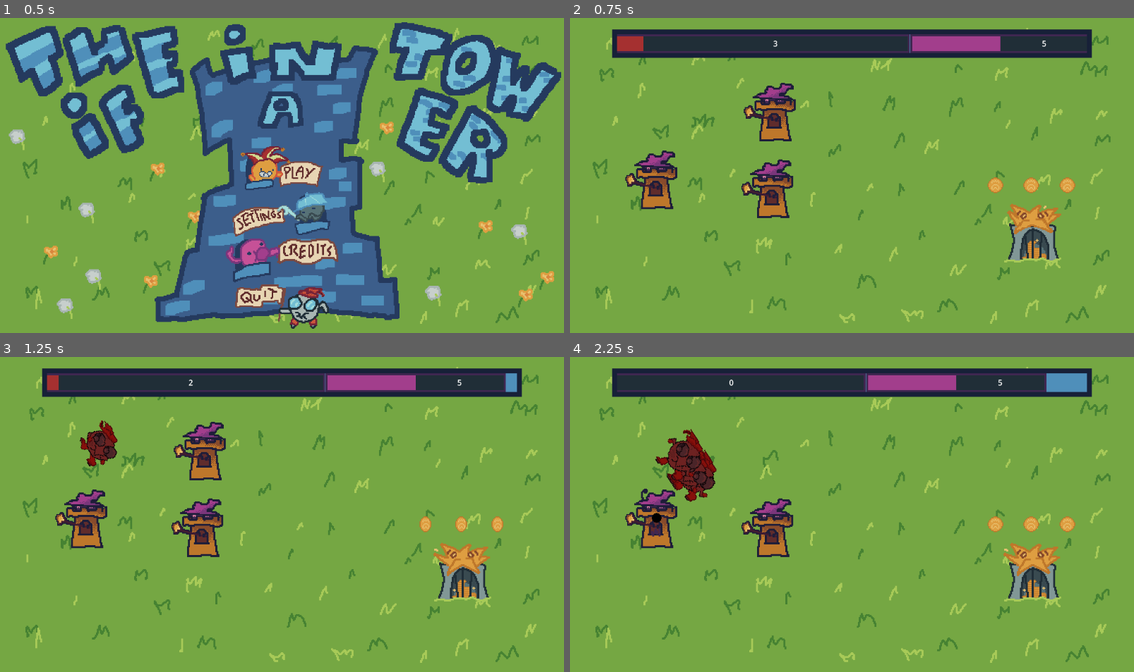
Above: before the commit, frames 1-4 (two rows, left to right).
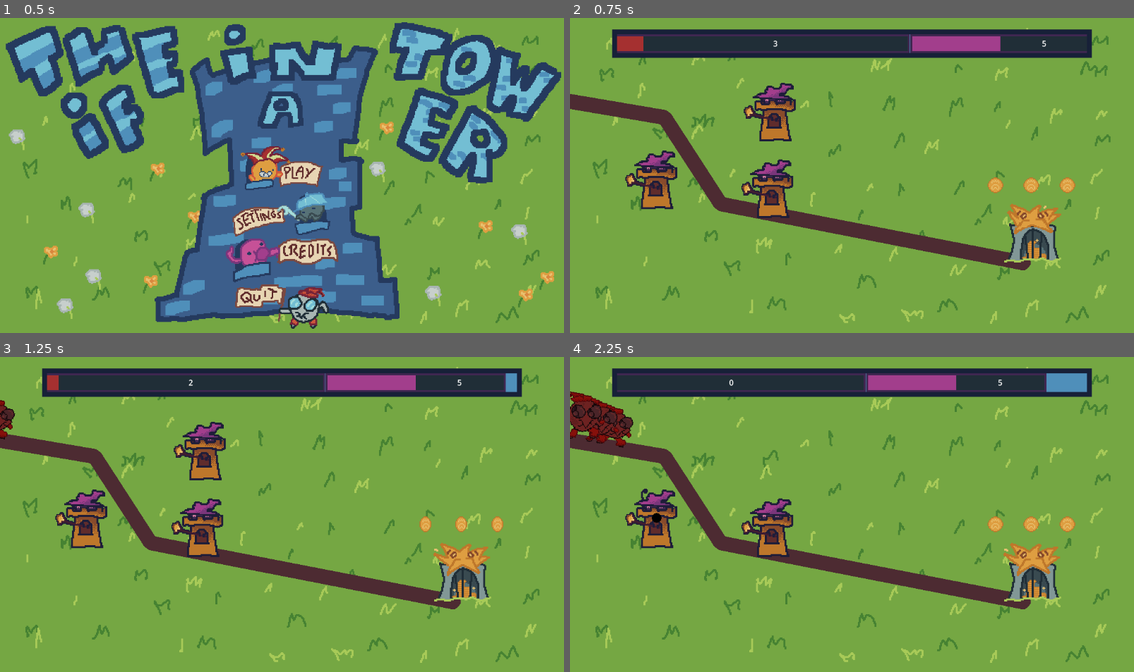
Above: after the commit, the same moments.

Repository: MagnusLucas/BrackeysAugust26
Game: Godot game, scene res://scenes/main_menu.tscn
Two runs of this game, one before a commit and one after it. Both use one fixed random seed, a clock stepped at 60 frames per second and the inputs below. The engine's default icon, where the game draws it, is replaced by a stand-in: a white triangle on a blue panel in a dark square.
Inputs (mouse positions are in pixels of both pictures, inside the frame that each line leads up to):
- Up to frame 1 (0.5 s): no input
- Up to frame 2 (0.75 s): click (852, 169) at 0.5 s
- Up to frame 3 (1.25 s): no input
- Up to frame 4 (2.25 s): move the mouse to (773, 451) at 1.27 s; click (773, 451) at 1.42 s; move the mouse to (654, 517) at 2.02 s; click (654, 517) at 2.17 s

Frame 1 is identical in both runs. In frame 2, 4.1% of the frame differs, in the area x 0-82%, y 24-81%; in frame 3, 4.7%; in frame 4, 6.2%, in the area x 0-82%, y 10-81%.

Commit message:
Added path visual

Diff:
--- /dev/null
+++ b/custom_nodes/path2dvisual.gd
@@ -0,0 +1,19 @@
+@tool
+class_name Path2DVisual
+extends Line2D
+
+@export var colour: Color
+@export_tool_button("Generate path visual") var callable := _on_generate_path_visual_pressed
+
+
+func _on_generate_path_visual_pressed() -> void:
+	if not get_parent() is Path2D:
+		printerr("Parent is not Path2D")
+		return
+	points = []
+	var new_points: Array[Vector2] = []
+	var path2d: Path2D = get_parent()
+	for point_id in path2d.curve.point_count:
+		new_points.append(path2d.curve.get_point_position(point_id))
+	points = new_points
+	default_color = colour
--- a/scenes/test_scene.tscn
+++ b/scenes/test_scene.tscn
@@ -1,6 +1,7 @@
 [gd_scene format=3 uid="uid://w8bwcijdbdd3"]
 
 [ext_resource type="Script" uid="uid://d2rb06xr56d23" path="res://scenes/test_scene.gd" id="1_6qxox"]
+[ext_resource type="Script" uid="uid://bl8olty8f8wpd" path="res://custom_nodes/path2dvisual.gd" id="2_8gixj"]
 [ext_resource type="Script" uid="uid://l30wx1ac771v" path="res://data/tower_stats.gd" id="3_h3xc6"]
 [ext_resource type="PackedScene" uid="uid://b6qexenqqef30" path="res://scenes/base/base.tscn" id="3_nd71p"]
 [ext_resource type="Script" uid="uid://c2etpc4m3sety" path="res://data/base_stats.gd" id="3_pln1h"]
@@ -18,9 +19,9 @@
 
 [sub_resource type="Curve2D" id="Curve2D_7ddre"]
 _data = {
-"points": PackedVector2Array(0, 0, 0, 0, 193, 153, 0, 0, 0, 0, 308, 330, 0, 0, 0, 0, 926, 451)
+"points": PackedVector2Array(0, 0, 0, 0, -37, 114, 0, 0, 0, 0, 193, 153, 0, 0, 0, 0, 308, 330, 0, 0, 0, 0, 926, 451)
 }
-point_count = 3
+point_count = 4
 
 [sub_resource type="Resource" id="Resource_8gixj"]
 resource_local_to_scene = true
@@ -71,6 +72,16 @@
 
 [node name="Path2D" type="Path2D" parent="." unique_id=1088636374]
 curve = SubResource("Curve2D_7ddre")
+
+[node name="Line2D" type="Line2D" parent="Path2D" unique_id=1563384382]
+position = Vector2(0, 52)
+points = PackedVector2Array(-37, 114, 193, 153, 308, 330, 926, 451)
+width = 30.0
+default_color = Color(0.3019608, 0.16862746, 0.19607843, 1)
+joint_mode = 1
+end_cap_mode = 2
+script = ExtResource("2_8gixj")
+colour = Color(0.3019608, 0.16862746, 0.19607843, 1)
 
 [node name="Base" parent="." unique_id=2018472515 instance=ExtResource("3_nd71p")]
 position = Vector2(943, 442)
Not shown, added: custom_nodes/path2dvisual.gd.uid
